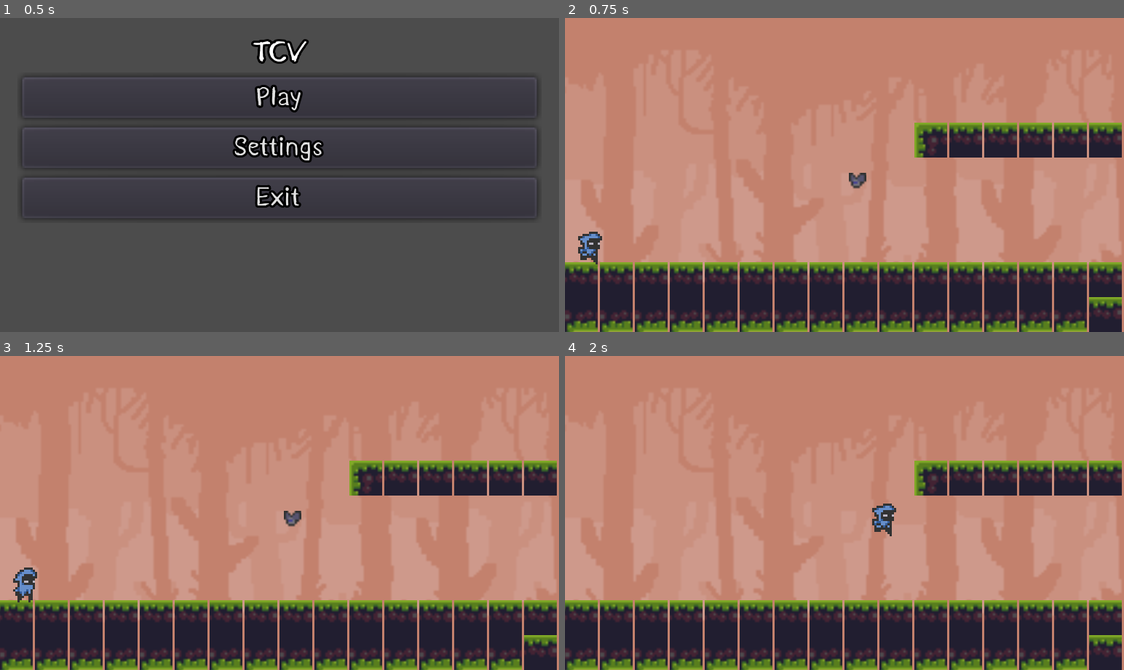
Above: before the commit, frames 1-4 (two rows, left to right).
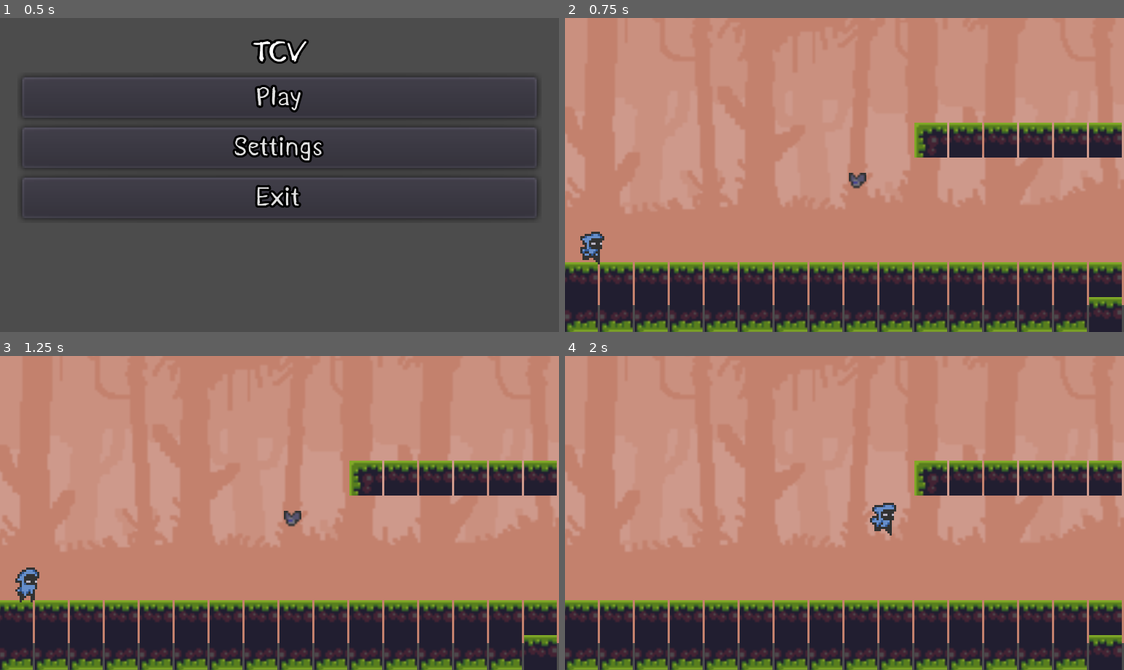
Above: after the commit, the same moments.

Repository: Chocman01/aaaa
Game: Godot game, scene res://scenes/Main menu.tscn
Two runs of this game, one before a commit and one after it. Both use one fixed random seed, a clock stepped at 60 frames per second and the inputs below.
Inputs:
- Up to frame 1 (0.5 s): no input
- Up to frame 2 (0.75 s): click "Play" at 0.5 s
- Up to frame 3 (1.25 s): no input
- Up to frame 4 (2 s): hold D (move_right) from 1.28 s (still down); tap W (move_up) at 1.52 s

Frame 1 is identical in both runs. In frame 2, 14% of the frame differs, in the area x 0-100%, y 23-100%; in frame 3, 14%; in frame 4, 14%.

Commit message:
MENU DE PAUSE

Diff:
--- a/project.godot
+++ b/project.godot
@@ -18,8 +18,8 @@
 
 window/size/width=256
 window/size/height=144
-window/size/test_width=1920
-window/size/test_height=1080
+window/size/test_width=1076
+window/size/test_height=720
 window/stretch/mode="2d"
 window/stretch/aspect="keep"
 
@@ -73,6 +73,11 @@
 "events": [ Object(InputEventKey,"resource_local_to_scene":false,"resource_name":"","device":0,"alt":false,"shift":false,"control":false,"meta":false,"command":false,"pressed":false,"scancode":0,"physical_scancode":83,"unicode":0,"echo":false,"script":null)
  ]
 }
+Pause={
+"deadzone": 0.5,
+"events": [ Object(InputEventKey,"resource_local_to_scene":false,"resource_name":"","device":0,"alt":false,"shift":false,"control":false,"meta":false,"command":false,"pressed":false,"scancode":0,"physical_scancode":16777217,"unicode":0,"echo":false,"script":null)
+ ]
+}
 
 [physics]
 
--- /dev/null
+++ b/scenes/GUI.tscn
@@ -0,0 +1,28 @@
+[gd_scene load_steps=3 format=2]
+
+[ext_resource path="res://scenes/PauseMenu.tscn" type="PackedScene" id=1]
+
+[sub_resource type="GDScript" id=1]
+script/source = "extends CanvasLayer
+
+
+# Declare member variables here. Examples:
+# var a = 2
+# var b = \"text\"
+
+
+# Called when the node enters the scene tree for the first time.
+func _ready():
+	pass # Replace with function body.
+
+
+# Called every frame. 'delta' is the elapsed time since the previous frame.
+#func _process(delta):
+#	pass
+"
+
+[node name="GUI" type="CanvasLayer"]
+layer = 128
+script = SubResource( 1 )
+
+[node name="PauseMenu" parent="." instance=ExtResource( 1 )]
--- a/scenes/Main.tscn
+++ b/scenes/Main.tscn
@@ -27,7 +27,6 @@
 
 [node name="CollisionShape2D" type="CollisionShape2D" parent="Floor"]
 position = Vector2( 84, 72 )
-scale = Vector2( 1, 1 )
 shape = SubResource( 1 )
 
 [node name="malo" parent="." instance=ExtResource( 3 )]
--- /dev/null
+++ b/scenes/PauseMenu.tscn
@@ -0,0 +1,101 @@
+[gd_scene load_steps=4 format=2]
+
+[ext_resource path="res://resources/tema.tres" type="Theme" id=1]
+
+[sub_resource type="GDScript" id=2]
+script/source = "extends Control
+
+
+
+var is_paused= false setget set_is_paused
+
+func _unhandled_input(event):
+	if event.is_action_pressed(\"Pause\"):
+		self.is_paused = !is_paused
+
+func set_is_paused(value):
+	is_paused = value
+	get_tree().paused=is_paused
+	visible = is_paused
+# Declare member  variables here. Examples:
+# var a = 2
+# var b = \"text\"
+
+
+func _on_ResumeBtn_pressed():
+	self.is_paused = false
+
+func _on_QuitBtn_pressed():
+	get_tree().quit()
+"
+
+[sub_resource type="Animation" id=1]
+resource_name = "Unpause"
+length = 0.001
+
+[node name="PauseMenu" type="Control"]
+pause_mode = 2
+anchor_right = 1.0
+anchor_bottom = 1.0
+theme = ExtResource( 1 )
+script = SubResource( 2 )
+
+[node name="AnimationPlayer" type="AnimationPlayer" parent="."]
+anims/Unpause = SubResource( 1 )
+
+[node name="CanvasLayer" type="CanvasLayer" parent="."]
+
+[node name="Background" type="ColorRect" parent="CanvasLayer"]
+anchor_right = 1.0
+anchor_bottom = 1.0
+color = Color( 1, 0.0196078, 0.0196078, 0 )
+
+[node name="CenterContainer" type="CenterContainer" parent="CanvasLayer/Background"]
+anchor_right = 1.0
+anchor_bottom = 1.0
+
+[node name="PanelContainer" type="PanelContainer" parent="CanvasLayer/Background/CenterContainer"]
+margin_right = 256.0
+margin_bottom = 144.0
+rect_min_size = Vector2( 256, 144 )
+
+[node name="MarginContainer" type="MarginContainer" parent="CanvasLayer/Background/CenterContainer/PanelContainer"]
+margin_left = 7.0
+margin_top = 7.0
+margin_right = 249.0
+margin_bottom = 137.0
+custom_constants/margin_right = 8
+custom_constants/margin_left = 8
+custom_constants/margin_bottom = 8
+
+[node name="VBoxContainer" type="VBoxContainer" parent="CanvasLayer/Background/CenterContainer/PanelContainer/MarginContainer"]
+margin_left = 8.0
+margin_right = 234.0
+margin_bottom = 122.0
+
+[node name="Label" type="Label" parent="CanvasLayer/Background/CenterContainer/PanelContainer/MarginContainer/VBoxContainer"]
+margin_right = 226.0
+margin_bottom = 31.0
+text = "PAUSE
+"
+align = 1
+valign = 1
+
+[node name="HSeparator" type="HSeparator" parent="CanvasLayer/Background/CenterContainer/PanelContainer/MarginContainer/VBoxContainer"]
+margin_top = 35.0
+margin_right = 226.0
+margin_bottom = 39.0
+
+[node name="Resume" type="Button" parent="CanvasLayer/Background/CenterContainer/PanelContainer/MarginContainer/VBoxContainer"]
+margin_top = 43.0
+margin_right = 226.0
+margin_bottom = 80.0
+size_flags_vertical = 3
+text = "Resume"
+
+[node name="Quit" type="Button" parent="CanvasLayer/Background/CenterContainer/PanelContainer/MarginContainer/VBoxContainer"]
+margin_top = 84.0
+margin_right = 226.0
+margin_bottom = 122.0
+size_flags_vertical = 3
+text = "Quit"
--- a/scenes/level01.tscn
+++ b/scenes/level01.tscn
@@ -112,7 +112,7 @@
 tile_data = PoolIntArray( -196591, 0, 0, -131056, 0, 0, -131055, 0, 0, -1, 0, 0, -65536, 0, 0, -65520, 0, 0, -65519, 0, …(959 unchanged characters)…
 
 [node name="kevin" parent="." instance=ExtResource( 1 )]
-position = Vector2( 12, 102 )
+position = Vector2( 13, 100 )
 __meta__ = {
 "_edit_group_": true
 }
@@ -125,6 +125,10 @@
 [node name="ParallaxLayer" type="ParallaxLayer" parent="ParallaxBackground"]
 
 [node name="Sprite" type="Sprite" parent="ParallaxBackground/ParallaxLayer"]
-position = Vector2( 134.5, 81.5 )
+position = Vector2( 126, 48 )
 scale = Vector2( 1.14583, 1.04375 )
 texture = ExtResource( 3 )
+
+[node name="ParallaxLayer2" type="ParallaxLayer" parent="ParallaxBackground"]
+
+[node name="Sprite" type="Sprite" parent="ParallaxBackground/ParallaxLayer2"]
--- a/scenes/malo.tscn
+++ b/scenes/malo.tscn
@@ -8,6 +8,86 @@
 
 [sub_resource type="RectangleShape2D" id=2]
 extents = Vector2( 5.5625, 1.5 )
+
+[sub_resource type="Animation" id=3]
+length = 0.001
+tracks/0/type = "value"
+tracks/0/path = NodePath("../Sprite:texture")
+tracks/0/interp = 1
+tracks/0/loop_wrap = true
+tracks/0/imported = false
+tracks/0/enabled = true
+tracks/0/keys = {
+"times": PoolRealArray( 0 ),
+"transitions": PoolRealArray( 1 ),
+"update": 0,
+"values": [ ExtResource( 1 ) ]
+}
+tracks/1/type = "value"
+tracks/1/path = NodePath("../Sprite:hframes")
+tracks/1/interp = 1
+tracks/1/loop_wrap = true
+tracks/1/imported = false
+tracks/1/enabled = true
+tracks/1/keys = {
+"times": PoolRealArray( 0 ),
+"transitions": PoolRealArray( 1 ),
+"update": 0,
+"values": [ 3 ]
+}
+tracks/2/type = "value"
+tracks/2/path = NodePath("../Sprite:frame")
+tracks/2/interp = 1
+tracks/2/loop_wrap = true
+tracks/2/imported = false
+tracks/2/enabled = true
+tracks/2/keys = {
+"times": PoolRealArray( 0 ),
+"transitions": PoolRealArray( 1 ),
+"update": 0,
+"values": [ 0 ]
+}
+
+[sub_resource type="Animation" id=4]
+resource_name = "idle malo"
+length = 0.3
+loop = true
+tracks/0/type = "value"
+tracks/0/path = NodePath("../Sprite:texture")
+tracks/0/interp = 1
+tracks/0/loop_wrap = true
+tracks/0/imported = false
+tracks/0/enabled = true
+tracks/0/keys = {
+"times": PoolRealArray( 0 ),
+"transitions": PoolRealArray( 1 ),
+"update": 1,
+"values": [ ExtResource( 1 ) ]
+}
+tracks/1/type = "value"
+tracks/1/path = NodePath("../Sprite:hframes")
+tracks/1/interp = 1
+tracks/1/loop_wrap = true
+tracks/1/imported = false
+tracks/1/enabled = true
+tracks/1/keys = {
+"times": PoolRealArray( 0 ),
+"transitions": PoolRealArray( 1 ),
+"update": 1,
+"values": [ 3 ]
+}
+tracks/2/type = "value"
+tracks/2/path = NodePath("../Sprite:frame")
+tracks/2/interp = 1
+tracks/2/loop_wrap = true
+tracks/2/imported = false
+tracks/2/enabled = true
+tracks/2/keys = {
+"times": PoolRealArray( 0, 0.1, 0.2 ),
+"transitions": PoolRealArray( 1, 1, 1 ),
+"update": 1,
+"values": [ 0, 1, 2 ]
+}
 
 [node name="malo" type="KinematicBody2D"]
 script = ExtResource( 2 )
@@ -28,4 +108,9 @@
 position = Vector2( 0, 2 )
 shape = SubResource( 2 )
 
+[node name="AnimationPlayer" type="AnimationPlayer" parent="."]
+root_node = NodePath("../stompdetector")
+anims/RESET = SubResource( 3 )
+"anims/idle malo" = SubResource( 4 )
+
 [connection signal="body_entered" from="stompdetector" to="." method="_on_stompdetector_body_entered"]
--- /dev/null
+++ b/scenes/pause_menu2.tscn
@@ -0,0 +1,93 @@
+[gd_scene load_steps=6 format=2]
+
+[ext_resource path="res://resources/tema.tres" type="Theme" id=1]
+[ext_resource path="res://scripts/pause_menu2.gd" type="Script" id=3]
+
+[sub_resource type="StyleBoxFlat" id=1]
+bg_color = Color( 0, 0, 0, 0.317647 )
+
+[sub_resource type="StyleBoxFlat" id=2]
+
+[sub_resource type="GDScript" id=3]
+script/source = "extends Label
+
+
+# Declare member variables here. Examples:
+# var a = 2
+# var b = \"text\"
+
+
+# Called when the node enters the scene tree for the first time.
+func _ready():
+	pass # Replace with function body.
+
+
+# Called every frame. 'delta' is the elapsed time since the previous frame.
+#func _process(delta):
+#	pass
+"
+
+[node name="pause_menu2" type="CanvasLayer"]
+pause_mode = 2
+layer = 128
+script = ExtResource( 3 )
+
+[node name="Overlay" type="PanelContainer" parent="."]
+pause_mode = 2
+anchor_right = 1.0
+anchor_bottom = 1.0
+custom_styles/panel = SubResource( 1 )
+
+[node name="Pausemenucontainer" type="CenterContainer" parent="."]
+anchor_right = 1.0
+anchor_bottom = 1.0
+
+[node name="PanelContainer" type="PanelContainer" parent="Pausemenucontainer"]
+margin_left = 88.0
+margin_top = 32.0
+margin_right = 167.0
+margin_bottom = 112.0
+custom_styles/panel = SubResource( 2 )
+
+[node name="MarginContainer" type="MarginContainer" parent="Pausemenucontainer/PanelContainer"]
+margin_right = 79.0
+margin_bottom = 80.0
+theme = ExtResource( 1 )
+custom_constants/margin_right = 5
+custom_constants/margin_top = 5
+custom_constants/margin_left = 5
+custom_constants/margin_bottom = 5
+
+[node name="Rows" type="VBoxContainer" parent="Pausemenucontainer/PanelContainer/MarginContainer"]
+margin_left = 5.0
+margin_top = 5.0
+margin_right = 74.0
+margin_bottom = 75.0
+
+[node name="pausetitle" type="Label" parent="Pausemenucontainer/PanelContainer/MarginContainer/Rows"]
+margin_right = 69.0
+margin_bottom = 14.0
+text = "Paused"
+align = 1
+script = SubResource( 3 )
+
+[node name="HSeparator" type="HSeparator" parent="Pausemenucontainer/PanelContainer/MarginContainer/Rows"]
+margin_top = 18.0
+margin_right = 69.0
+margin_bottom = 22.0
+
+[node name="Resume" type="Button" parent="Pausemenucontainer/PanelContainer/MarginContainer/Rows"]
+margin_top = 26.0
+margin_right = 69.0
+margin_bottom = 46.0
+text = "Resume"
+
+[node name="Main_Menu" type="Button" parent="Pausemenucontainer/PanelContainer/MarginContainer/Rows"]
+margin_top = 50.0
+margin_right = 69.0
+margin_bottom = 70.0
+text = "Main Menu"
+
+[connection signal="pressed" from="Pausemenucontainer/PanelContainer/MarginContainer/Rows/Resume" to="." method="_on_Resume_pressed"]
+[connection signal="pressed" from="Pausemenucontainer/PanelContainer/MarginContainer/Rows/Main_Menu" to="." method="_on_Main_Menu_pressed"]
+[connection signal="pressed" from="Pausemenucontainer/PanelContainer/MarginContainer/Rows/Main_Menu" to="." method="_on_Quit_pressed"]
--- a/scripts/kevin.gd
+++ b/scripts/kevin.gd
@@ -1,5 +1,5 @@
 extends KinematicBody2D
-
+const PauseScreen = preload("res://scenes/pause_menu2.tscn")
 var velocity = Vector2()
 var SPEED = 200
 var GRAVITY=10
@@ -56,5 +56,10 @@
 
 
 
-func calculate_stomp_velocity(velocity, impulse: float):
+func calculate_stomp_velocity(velocity, impulse: float): #ESTO NO HACE NADA
 	pass
+
+func _unhandled_input(event):
+	if event.is_action_pressed("Pause"):
+		var pause_menu = PauseScreen.instance()
+		add_child(pause_menu)
--- /dev/null
+++ b/scripts/pause_menu2.gd
@@ -0,0 +1,15 @@
+extends CanvasLayer
+func _ready():
+	get_tree().paused = true
+
+func _on_Resume_pressed():
+	get_tree().paused = false
+	queue_free()
+
+
+
+
+
+func _on_Main_Menu_pressed():
+	get_tree().paused = false
+	get_tree().change_scene("res://scenes/Main menu.tscn")
Not shown, added: export_presets.cfg
Not shown: 1 places in scenes/malo.tscn that only renumber resources
